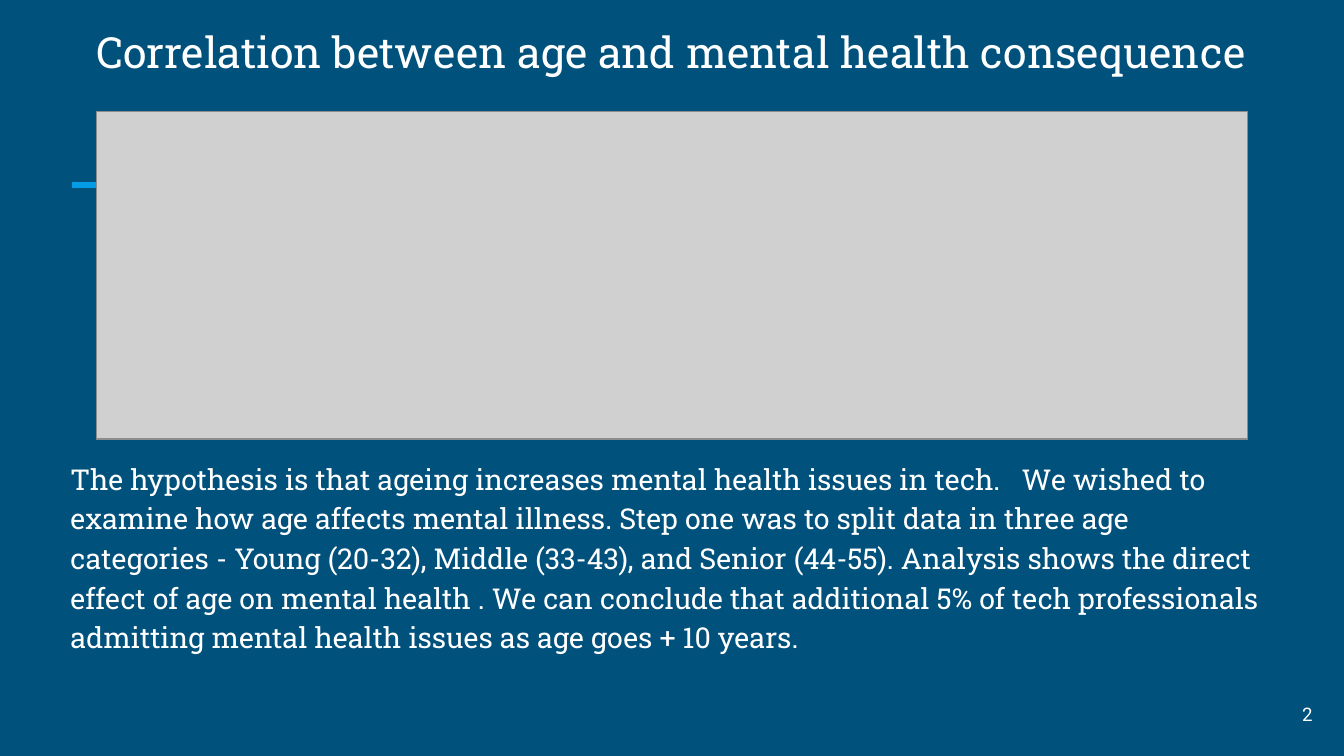
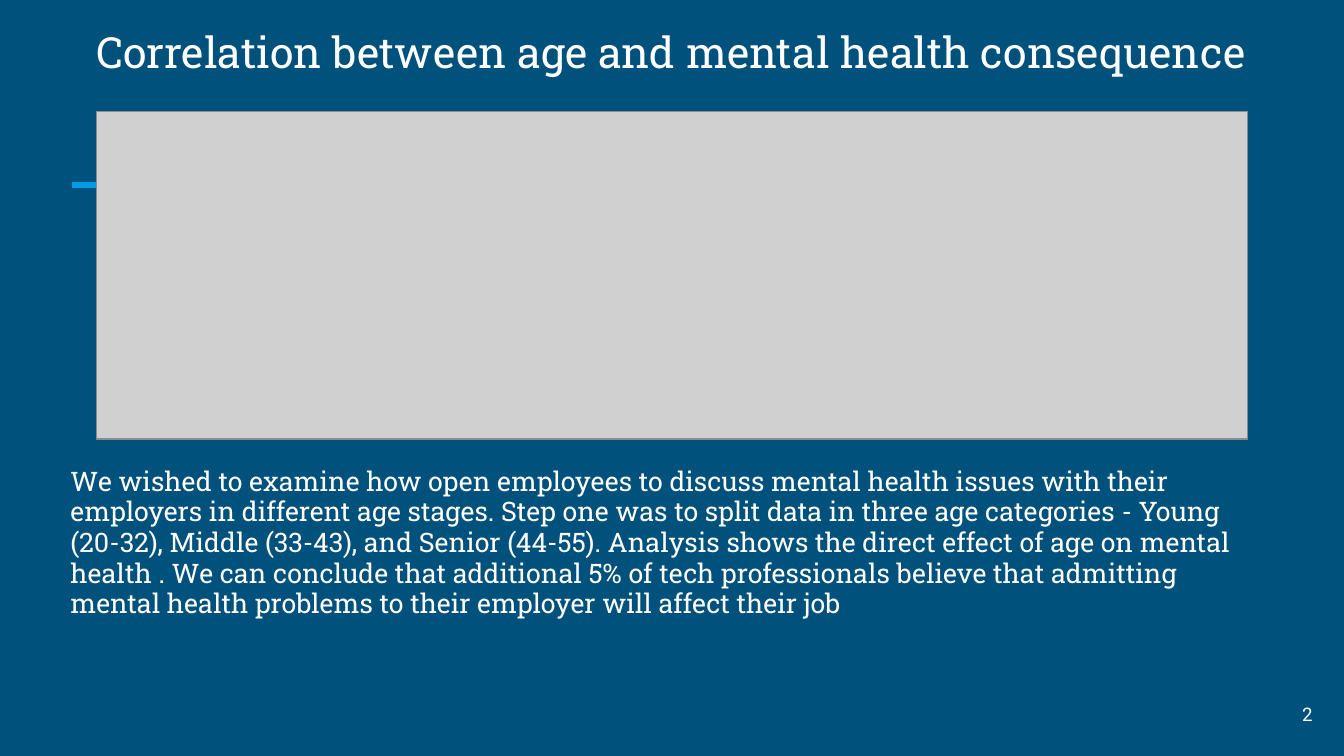
Before and after one commit to devorahzweig/Mental-Health-in-Tech, a slide deck: slide 2 of Presentation.pptx. Drawn at 1344x756 pixels with LibreOffice and Linux fonts; fonts in the diff are those of the drawing; grey boxes stand for pictures. Boxes give left, top, right and bottom in pixels: in the first picture for what was removed or moved away, otherwise in the second. Text is boxed around its words. In the diff, an @@ line names an element or a change of style, - is before the commit and + after.

```diff
--- a/Presentation.pptx
+++ b/Presentation.pptx
@@ text at (70,470,1230,619): text changed; size 15.4 to 14.4 pt @@
-The hypothesis is that ageing increases mental health issues in tech. We wished to examine how age affects mental illness. Step one was to split data in three age categories - Young (20-32), Middle (33-43), and Senior (44-55). Analysis shows the direct effect of age on mental health . We can conclude that additional 5% of tech professionals admitting mental health issues as age goes + 10 years.
+We wished to examine how open employees to discuss mental health issues with their employers in different age stages. Step one was to split data in three age categories - Young (20-32), Middle (33-43), and Senior (44-55). Analysis shows the direct effect of age on mental health . We can conclude that additional 5% of tech professionals believe that admitting mental health problems to their employer will affect their job
```
Also in this commit, not shown: 5 other slides changed, 1 slide added.
